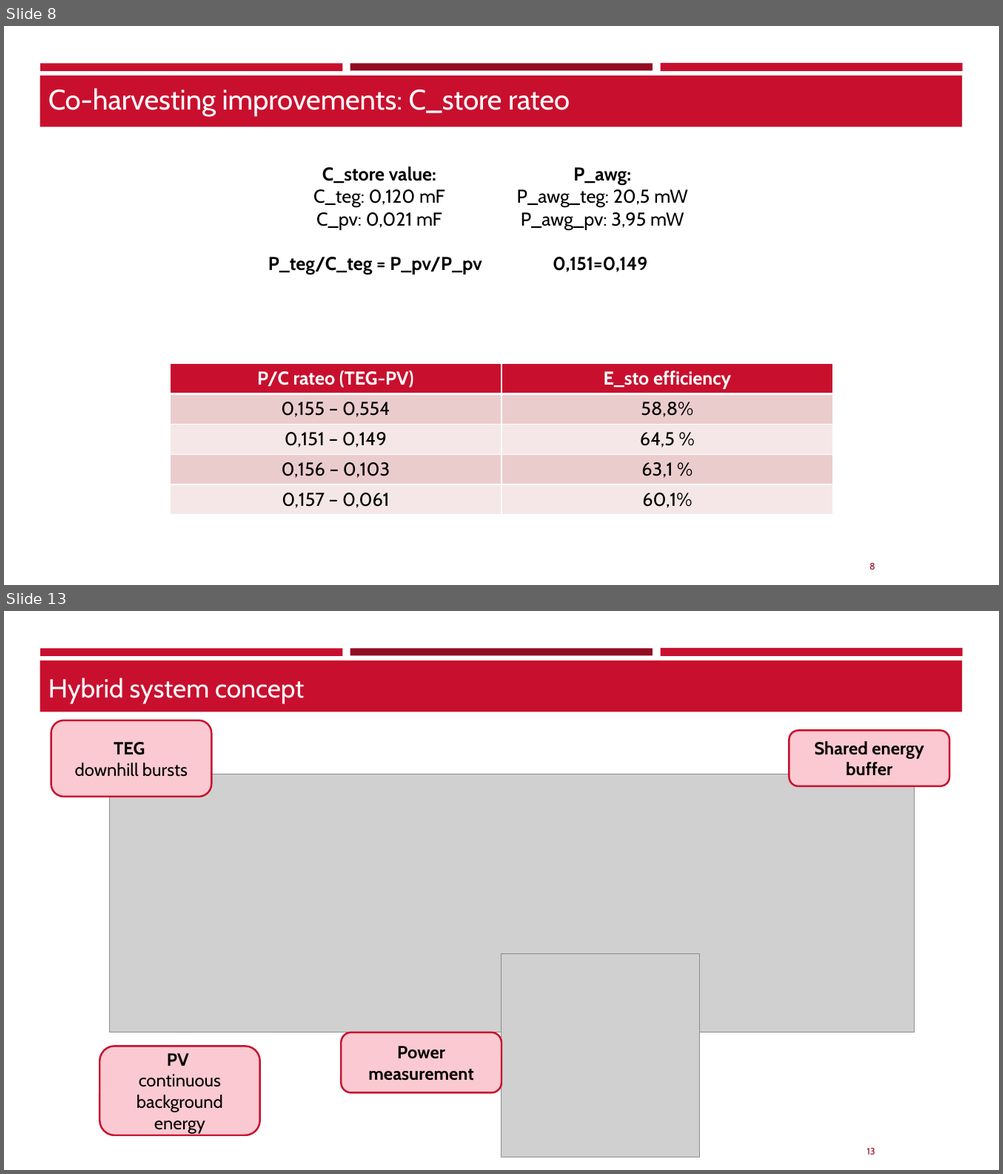
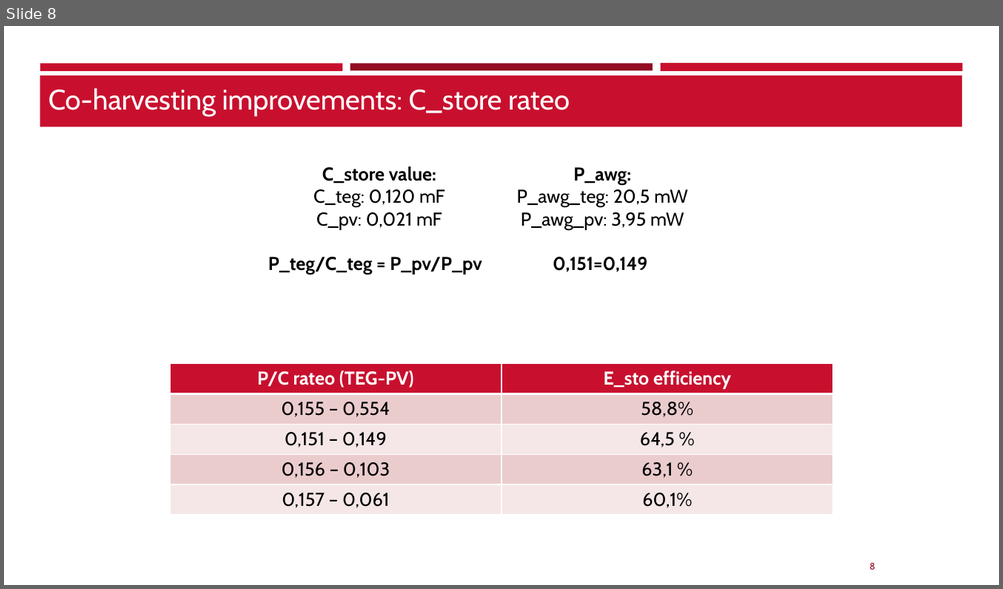
Before and after one commit to TheBepps/RideSyncEmbedded, a slide deck: Presentation/Final_results.pptx. Shown one above the other, each under a label of ours: slides 8 and 13 before the commit, slide 8 after it; the slides between them are not shown. The pictures are 1003x1174 and 1003x589 pixels, drawn with LibreOffice and Linux fonts; fonts in the diff are those of the drawing; grey boxes stand for pictures; background and template pictures are left out. Boxes give left, top, right and bottom in pixels: in the first picture for what was removed or moved away, otherwise in the second. Text is boxed around its words. In the diff, an @@ line names an element or a change of style, - is before the commit and + after.

```diff
--- a/Presentation/Final_results.pptx
+++ b/Presentation/Final_results.pptx
@@ slide 13 removed at [4,611,999,1170], background #FFFFFF; not listed: 5 template elements that a slide beside it also shows @@
@@ title removed at [48,678,304,703] @@
-Hybrid system concept
@@ rounded rectangle removed at [51,721,211,797] @@
-TEG
-downhill bursts
@@ rounded rectangle removed at [789,730,949,786] @@
-Shared energy buffer
@@ picture removed at [109,775,913,1033] @@
@@ picture removed at [502,954,700,1158] @@
@@ rounded rectangle removed at [99,1047,260,1136] @@
-PV
-continuous background energy
@@ rounded rectangle removed at [341,1033,502,1093] @@
-Power measurement
```
Also in this commit, not shown: 2 slides changed, 2 slides added, 13 other slides removed, 7 other files.
